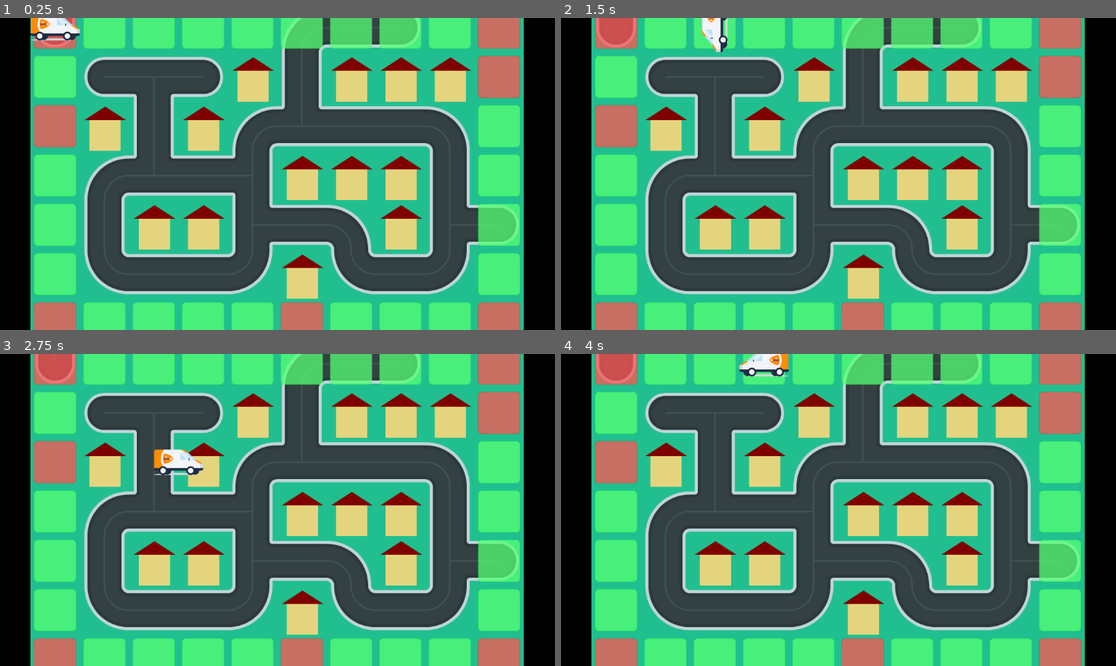
Above: before the commit, frames 1-4 (two rows, left to right).
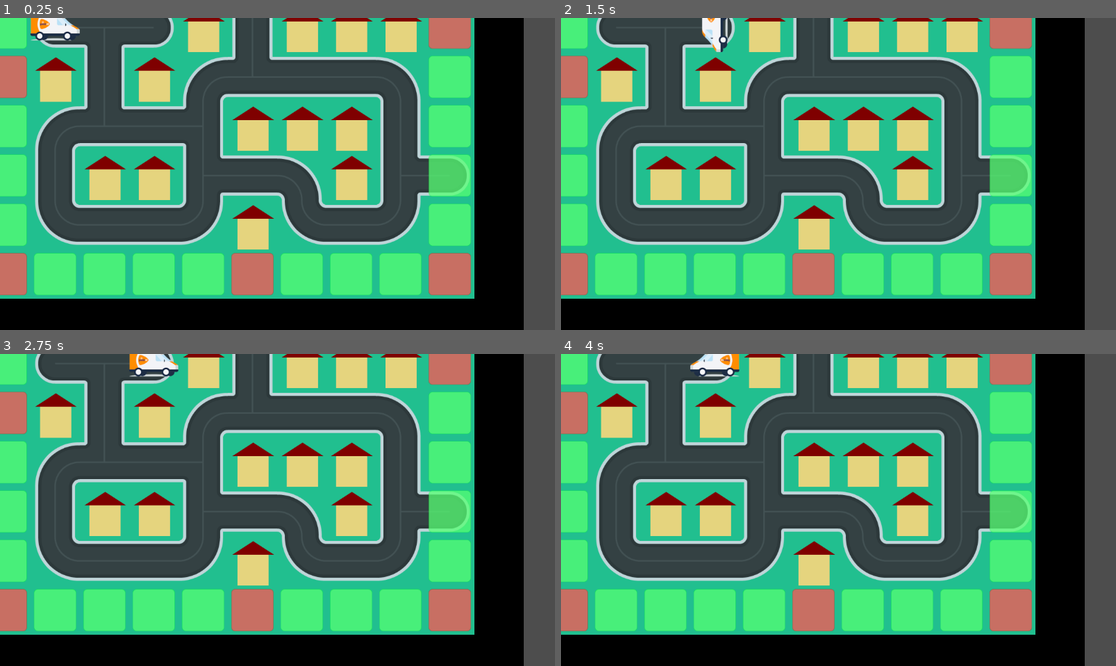
Above: after the commit, the same moments.

Repository: DamienKusters/gmtk2026jam
Game: Godot game, scene res://nodes/game.tscn
Two runs of this game, one before a commit and one after it. Both use one fixed random seed, a clock stepped at 60 frames per second and the inputs below.
Inputs:
- Up to frame 1 (0.25 s): no input
- Up to frame 2 (1.5 s): tap Enter at 0.5 s; hold D (right) 0.53-1.28 s; hold S (down) from 1.28 s (still down)
- Up to frame 3 (2.75 s): release S (down) at 2.03 s; hold D (right) from 2.03 s (still down)
- Up to frame 4 (4 s): release D (right) at 2.78 s; hold W (up) 2.78-3.53 s; hold A (left) from 3.53 s (still down)

The runs differ from the first frame. In frame 1, 81% of the frame differs, in the area x 0-100%, y 0-100%; in frame 2, 81%; in frame 3, 82%; in frame 4, 81%.

Commit message:
feat: Van collision

Diff:
--- a/nodes/game.tscn
+++ b/nodes/game.tscn
@@ -130,7 +130,7 @@
 script = ExtResource("1_iae2t")
 
 [node name="Tilemap" type="Node2D" parent="." unique_id=935475540]
-position = Vector2(64, 64)
+position = Vector2(-64, -64)
 script = ExtResource("1_g5j3c")
 
 [node name="Background" type="TileMapLayer" parent="Tilemap" unique_id=1757063560]
--- a/nodes/tilemap.gd
+++ b/nodes/tilemap.gd
@@ -1,4 +1,5 @@
 extends Node2D
+class_name Tilemap
 
 @onready var tilemap: TileMapLayer = $Main
 
@@ -14,3 +15,10 @@
 		0,
 		0
 	)
+
+func get_tile_by_coords(coords: Vector2i) -> Dictionary:
+	var data: TileData = tilemap.get_cell_tile_data(coords)
+	return {
+		"land_block": data.get_custom_data("land_block") if data else true,
+		"inaccessable": data.get_custom_data("inaccessable") if data else true
+	}
--- a/nodes/van/van.gd
+++ b/nodes/van/van.gd
@@ -13,6 +13,9 @@
 }
 
 @onready var sprite = $Sprite2D
+
+# TODO dependency
+@onready var tilemap: Tilemap = $"../Tilemap"
 
 func _ready() -> void:
 	_set_texture_direction(direction)
@@ -36,8 +39,12 @@
 	atlas.region = directions_atlas_map[key]
 
 func _on_timer_timeout() -> void:
+	var next_tile_coords = location_normalized + direction
 	# TODO check upcoming tile, if you may move, move. else stay still untill switched
-	location_normalized += direction
+	var next_tile = tilemap.get_tile_by_coords(next_tile_coords)
+	if next_tile["inaccessable"] or next_tile["land_block"]:
+		return
+	location_normalized = next_tile_coords
 	_animate_move(location_normalized * move_length)
 
 var move_tween: Tween
